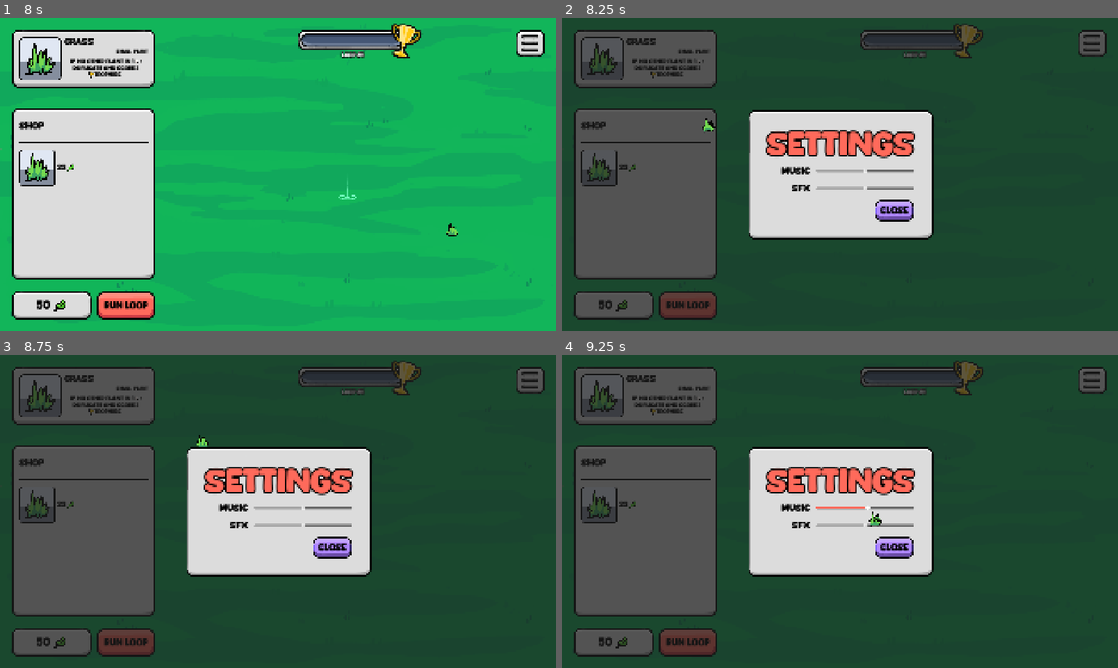
Above: before the commit, frames 1-4 (two rows, left to right).
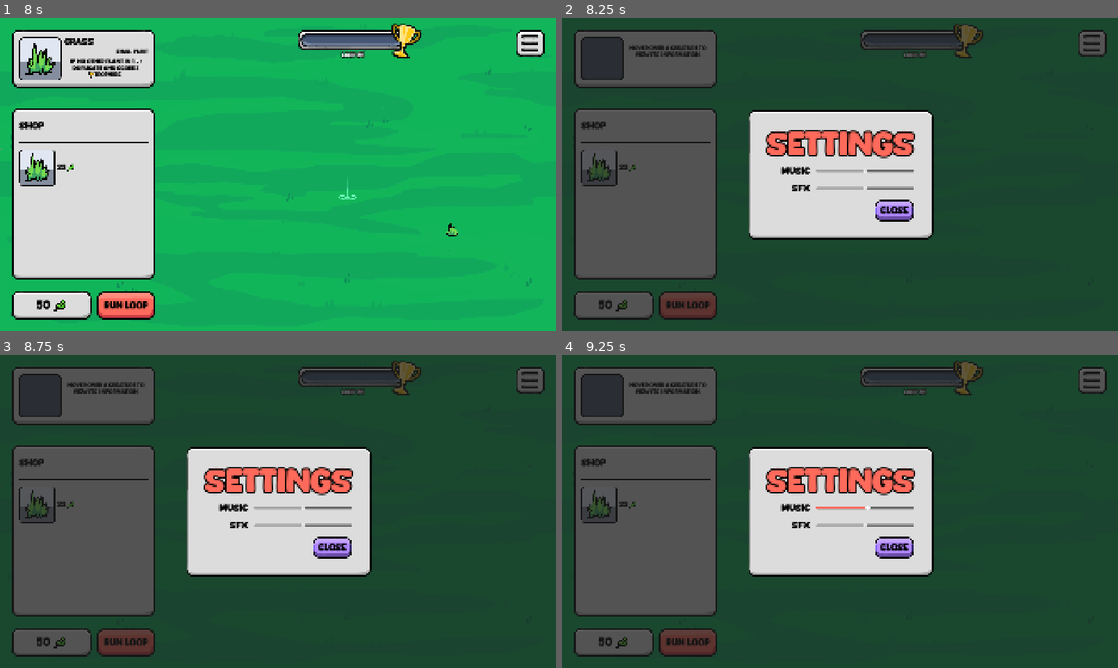
Above: after the commit, the same moments.

Repository: elliotfontaine/gmtk-2025-submission
Game: Godot game, scene res://scenes/world.tscn
Two runs of this game, one before a commit and one after it. Both use one fixed random seed, a clock stepped at 60 frames per second and the inputs below. This scene is started directly instead of the project's main scene. The engine's default icon, where the game draws it, is replaced by a stand-in: a white triangle on a blue panel in a dark square.
Inputs (mouse positions are in pixels of both pictures, inside the frame that each line leads up to):
- Up to frame 1 (8 s): click "Run Loop" at 0.5 s; click "x1" at 1.25 s; click (528, 43) at 2 s; click "try again" at 2.75 s; tap Enter at 3.5, 5.75, 7.25 s; move the mouse to (400, 158) at 3.52 s; hold D 3.53-4.25 s; hold Shift 3.53-4.25 s; click (400, 158) at 3.67 s; click (44, 168) at 4.25 s; tap Space at 5, 6.5 s; drag from (166, 190) to (250, 237) at 5.02 s; move the mouse to (333, 105) at 5.77 s; hold D 5.78-6.5 s; tap Z at 5.85 s; drag from (250, 237) to (111, 127) at 6.52 s; move the mouse to (444, 221) at 7.27 s; hold Left from 7.28 s (still down); tap Tab at 7.35 s
- Up to frame 2 (8.25 s): release Left at 8 s; tap Space at 8 s; drag from (673, 127) to (756, 96) at 8.02 s
- Up to frame 3 (8.75 s): no input
- Up to frame 4 (9.25 s): move the mouse to (867, 511) at 8.77 s; hold Down from 8.78 s (still down); tap V at 8.85 s; click (867, 511) at 8.92 s

Frame 1 is identical in both runs. In frame 2, 1.5% of the frame differs, in the area x 3-28%, y 6-37%; in frame 3, 1.5%; in frame 4, 1.5%, in the area x 3-58%, y 6-55%.

Commit message:
fix: unset floating creature when adequate

Diff:
--- a/scenes/world.gd
+++ b/scenes/world.gd
@@ -129,6 +129,8 @@
 	camera.offset.x = (-480 / 2) * (1 / camera.zoom.x)
 
 func _on_next_loop_button_pressed() -> void:
+	if floating_creature.species != null:
+		unset_floating_creature()
 	sfx_player.stream = sfx_next_loop
 	sfx_player.play()
 	if not currently_looping:
@@ -202,6 +204,8 @@
 				next_loop_button.text = "x8"
 
 func win() -> void:
+	if floating_creature.species != null:
+		unset_floating_creature()
 	victory_loop_label.text = "Loop reached: %s" % [level]
 	victory_ui.show()
 	sfx_player.stream = sfx_game_over
@@ -209,6 +213,8 @@
 	pass
 
 func defeat() -> void:
+	if floating_creature.species != null:
+		unset_floating_creature()
 	defeat_loop_label.text = "Loop reached: %s" % [level]
 	defeat_ui.show()
 	sfx_player.stream = sfx_game_over
@@ -787,6 +793,8 @@
 var reroll_price: int = reroll_base_price
 
 func _on_shop_panel_rerolled() -> void:
+	if floating_creature.species != null:
+		unset_floating_creature()
 	if not currently_looping:
 		if money >= reroll_price:
 			money -= reroll_price
@@ -810,6 +818,8 @@
 	sfx_player.play()
 
 func _on_settings_button_pressed() -> void:
+	if floating_creature.species != null:
+		unset_floating_creature()
 	settings_menu.show()
 
 func _on_timer_bop_timeout() -> void:
